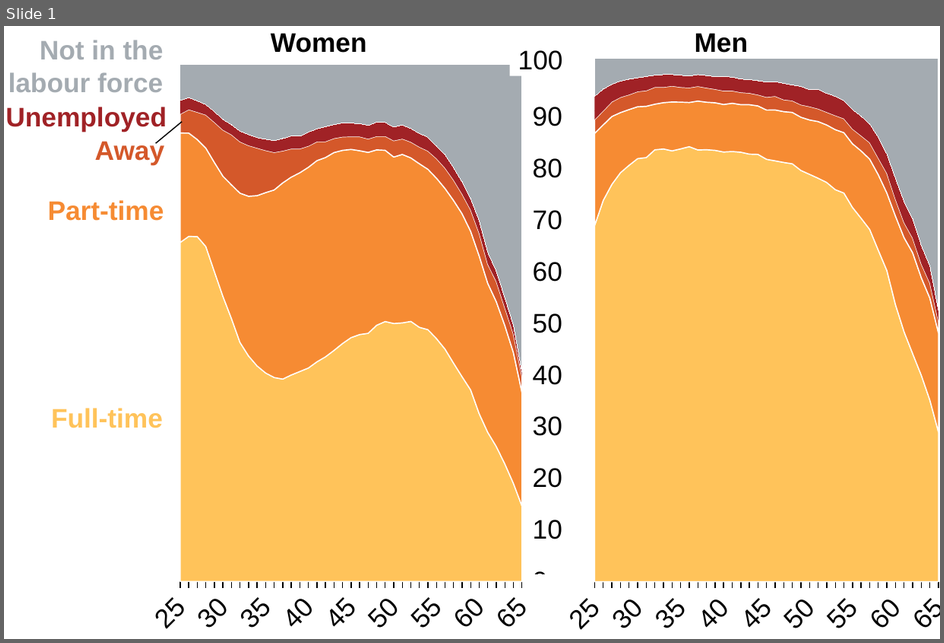
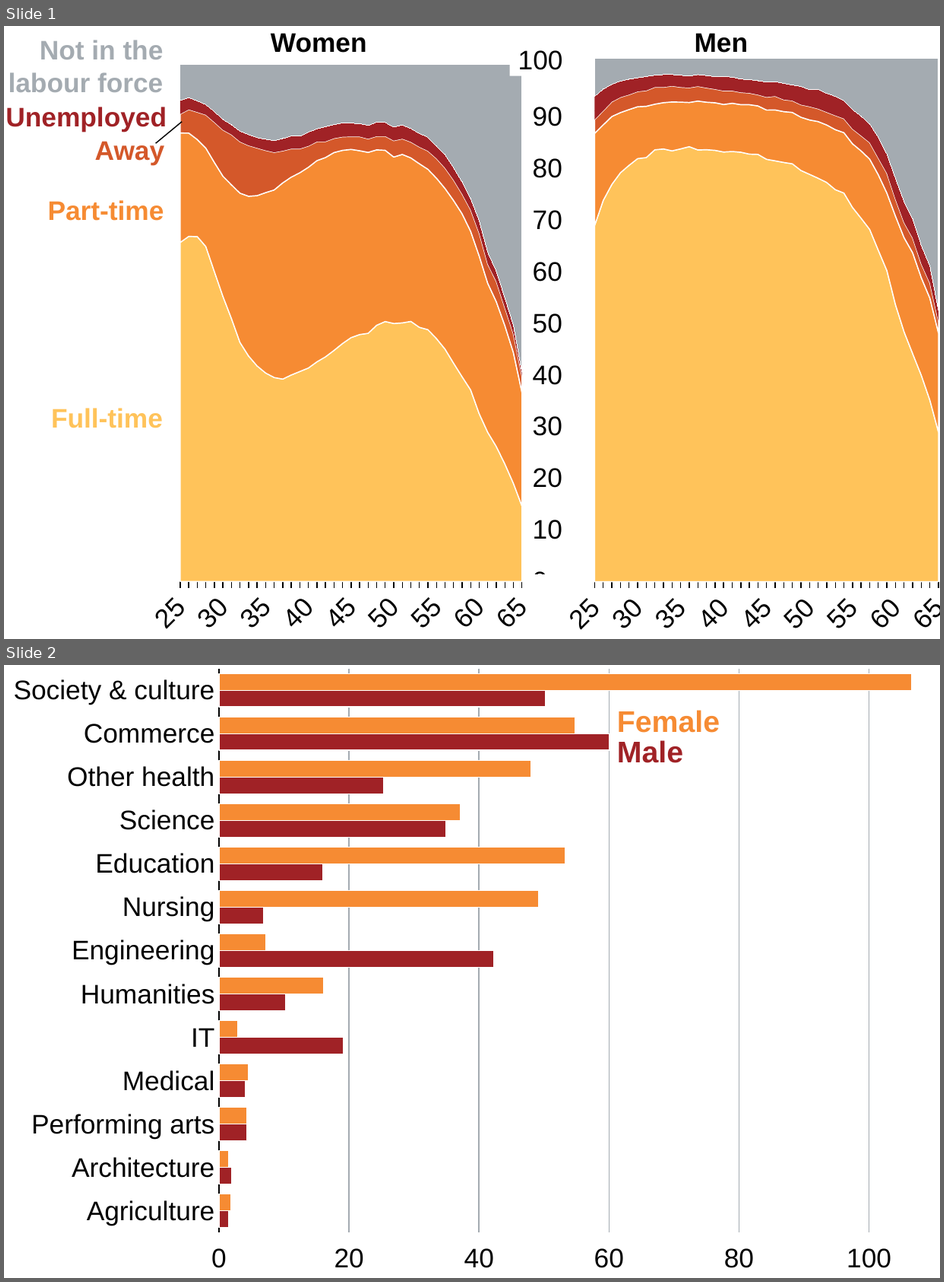
Before and after one commit to wfmackey/occupation, a slide deck: benefits_charts/graduate_premiums.pptx. Shown one above the other, each under a label of ours: slide 1 before the commit, slides 1 and 2 after it. The pictures are 944x643 and 944x1282 pixels, drawn with LibreOffice and Linux fonts; fonts in the diff are those of the drawing. Boxes give left, top, right and bottom in pixels: in the first picture for what was removed or moved away, otherwise in the second. Text is boxed around its words. In the diff, an @@ line names an element or a change of style, - is before the commit and + after.

```diff
--- a/benefits_charts/graduate_premiums.pptx
+++ b/benefits_charts/graduate_premiums.pptx
@@ slide 2 added at box(4, 665, 940, 1278), background #FFFFFF @@
@@ bar chart added at box(4, 665, 940, 1278) @@
+categories: Agriculture, Architecture, Performing arts, Medical, IT, Humanities, Engineering, Nursing, Education, Science, Other health, Commerce, Society & culture
+Series 1: 2, 2, 4, 4, 19, 10, 42, 7, 16, 35, 25, 60, 50
+Series 2: 2, 1, 4, 5, 3, 16, 7, 49, 53, 37, 48, 55, 107
@@ text added at box(617, 710, 720, 733), 20 pt, text #F68B33, bold @@
+Female
@@ text added at box(617, 740, 683, 763), 20 pt, text #A02226, bold @@
+Male
```
Also in this commit, not shown: 2 other slides added, 13 other files.
